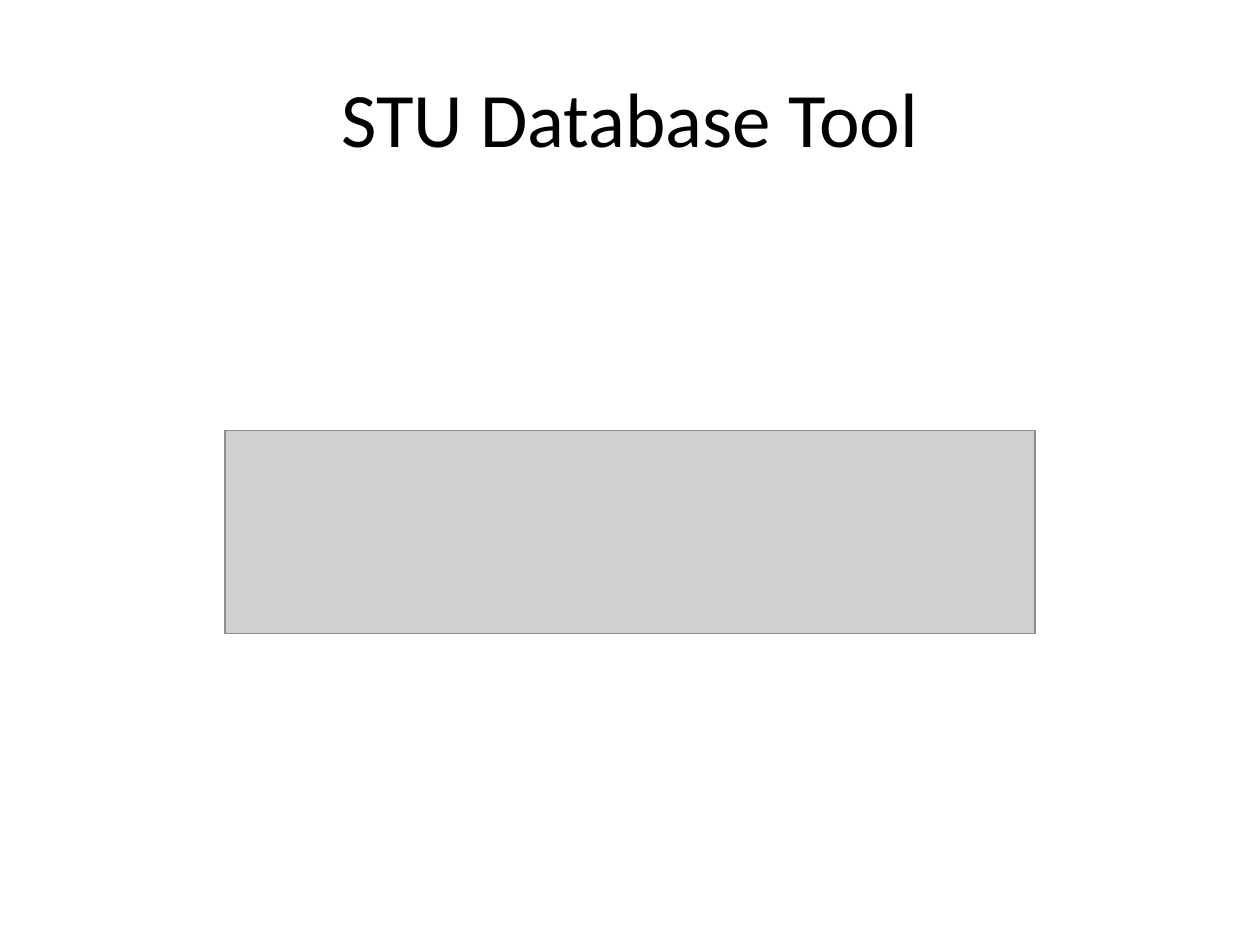
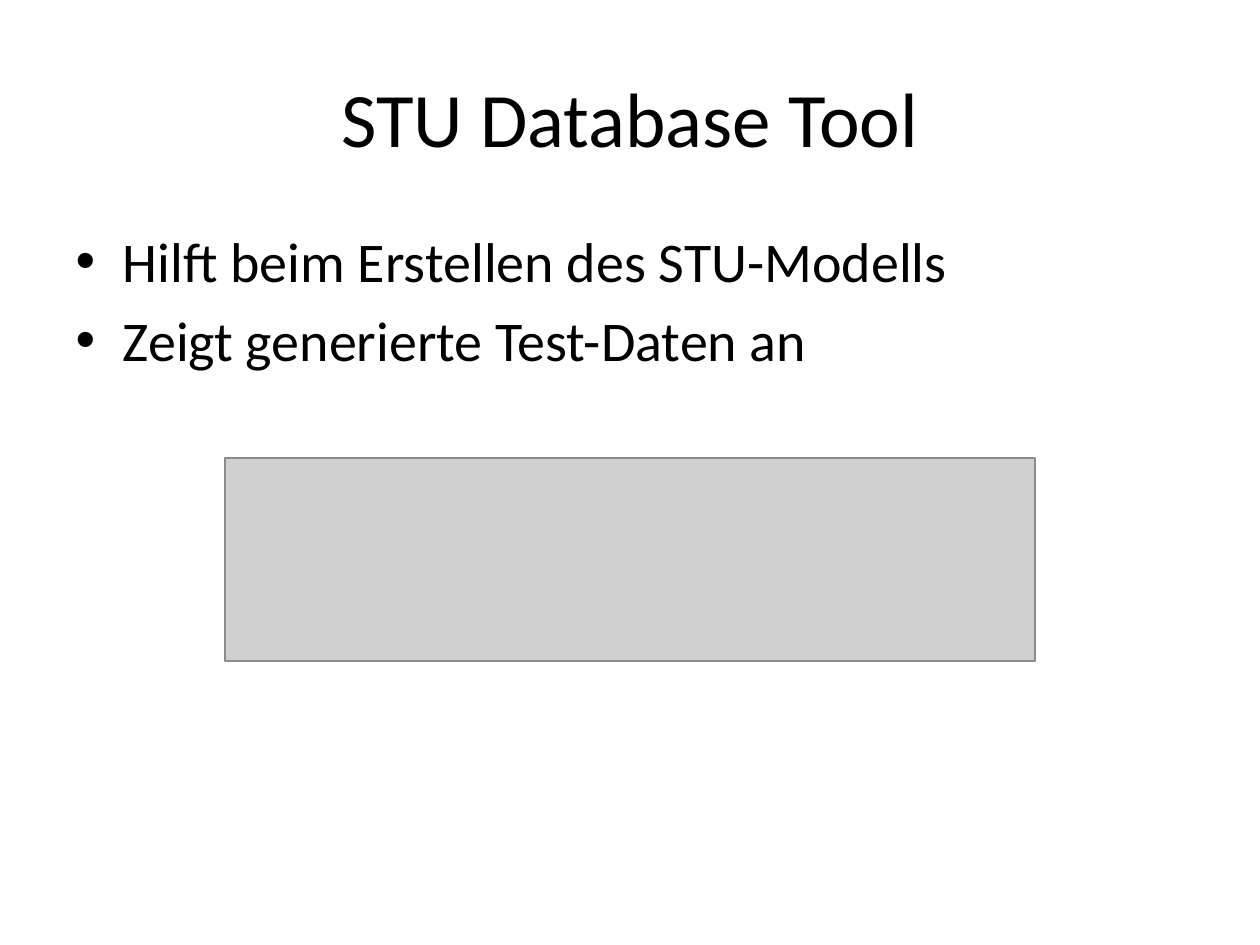
Before and after one commit to seerhein-lab/testdata-dsl, a slide deck: slide 24 of documentation/seitenbau/praesentation.pptx. Drawn at 1260x945 pixels with LibreOffice and Linux fonts; fonts in the diff are those of the drawing; grey boxes stand for pictures. Boxes give left, top, right and bottom in pixels: in the first picture for what was removed or moved away, otherwise in the second. Text is boxed around its words. In the diff, an @@ line names an element or a change of style, - is before the commit and + after.

```diff
--- a/documentation/seitenbau/praesentation.pptx
+++ b/documentation/seitenbau/praesentation.pptx
@@ text added at [123, 243, 947, 371], 32 pt, text #000000 @@
+• Hilft beim Erstellen des STU-Modells
+• Zeigt generierte Test-Daten an
@@ picture: place and size @@
-picture at [224, 431, 1034, 634]
+picture at [224, 457, 1034, 660]
```
Also in this commit, not shown: 11 other slides changed, 1 slide added, 1 slide removed.
